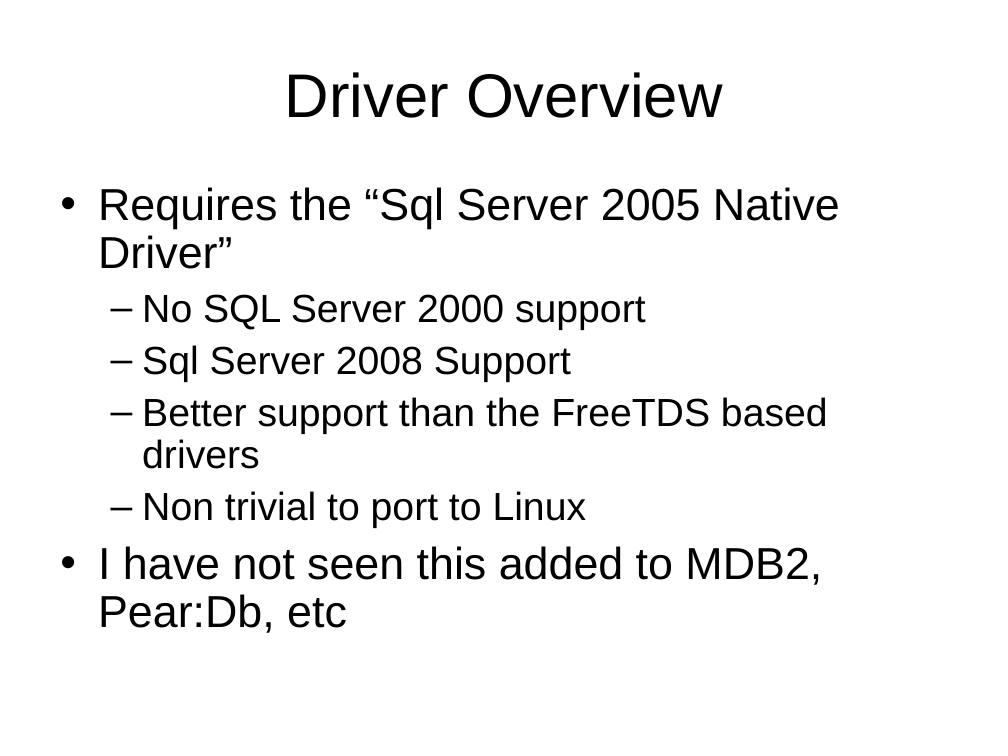
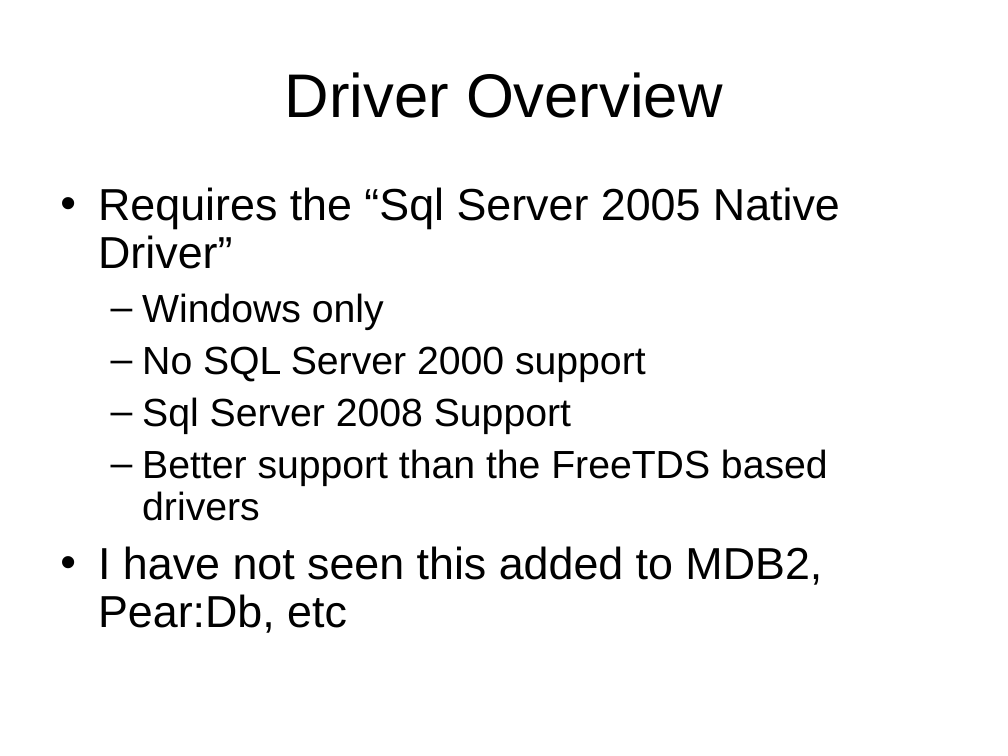
Before and after one commit to LIPHP/Employee-Contact-List, a slide deck: slide 10 of Docs/Using Microsoft SQL Server with PHP.ppt. Drawn at 1008x756 pixels with LibreOffice and Linux fonts; fonts in the diff are those of the drawing. Boxes give left, top, right and bottom in pixels: in the first picture for what was removed or moved away, otherwise in the second. Text is boxed around its words. In the diff, an @@ line names an element or a change of style, - is before the commit and + after.

```diff
--- a/Docs/Using Microsoft SQL Server with PHP.ppt
+++ b/Docs/Using Microsoft SQL Server with PHP.ppt
@@ text at (x1=142, y1=293, x2=384, y2=330): paragraph added @@
+  – Windows only
@@ text at (x1=142, y1=491, x2=587, y2=528): paragraph removed @@
-  – Non trivial to port to Linux
```
Also in this commit, not shown: 8 other slides changed, 9 slides added, 2 slides removed, 2 other files.
